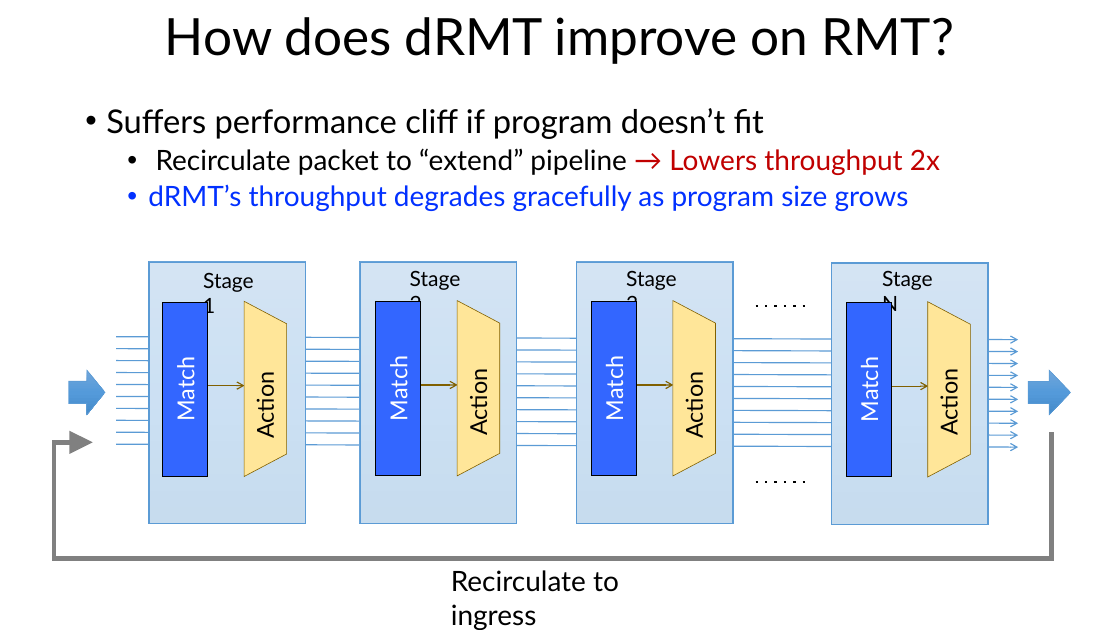
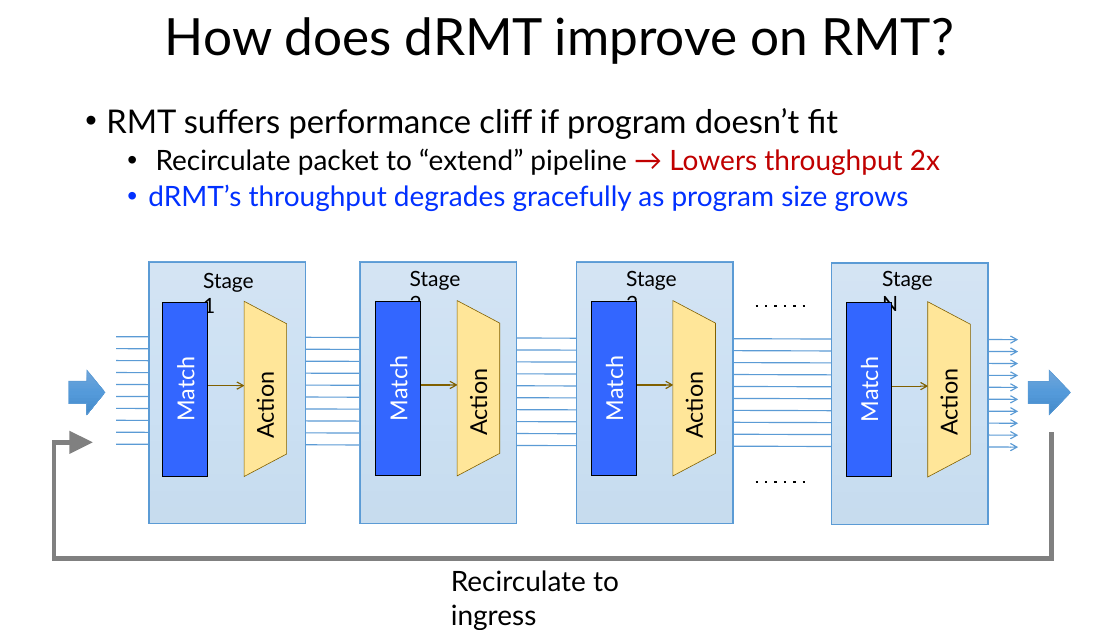
Before and after one commit to anirudhSK/drmt_talk, a slide deck: slide 10 of drmt_sigcomm.pptx. Drawn at 1120x630 pixels with LibreOffice and Linux fonts; fonts in the diff are those of the drawing. Boxes give left, top, right and bottom in pixels: in the first picture for what was removed or moved away, otherwise in the second. Text is boxed around its words. In the diff, an @@ line names an element or a change of style, - is before the commit and + after.

```diff
--- a/drmt_sigcomm.pptx
+++ b/drmt_sigcomm.pptx
@@ text at (106,108,838,139): text changed @@
-• Suffers performance cliff if program doesn’t fit
+• RMT suffers performance cliff if program doesn’t fit
```
Also in this commit, not shown: 2 other slides changed.
